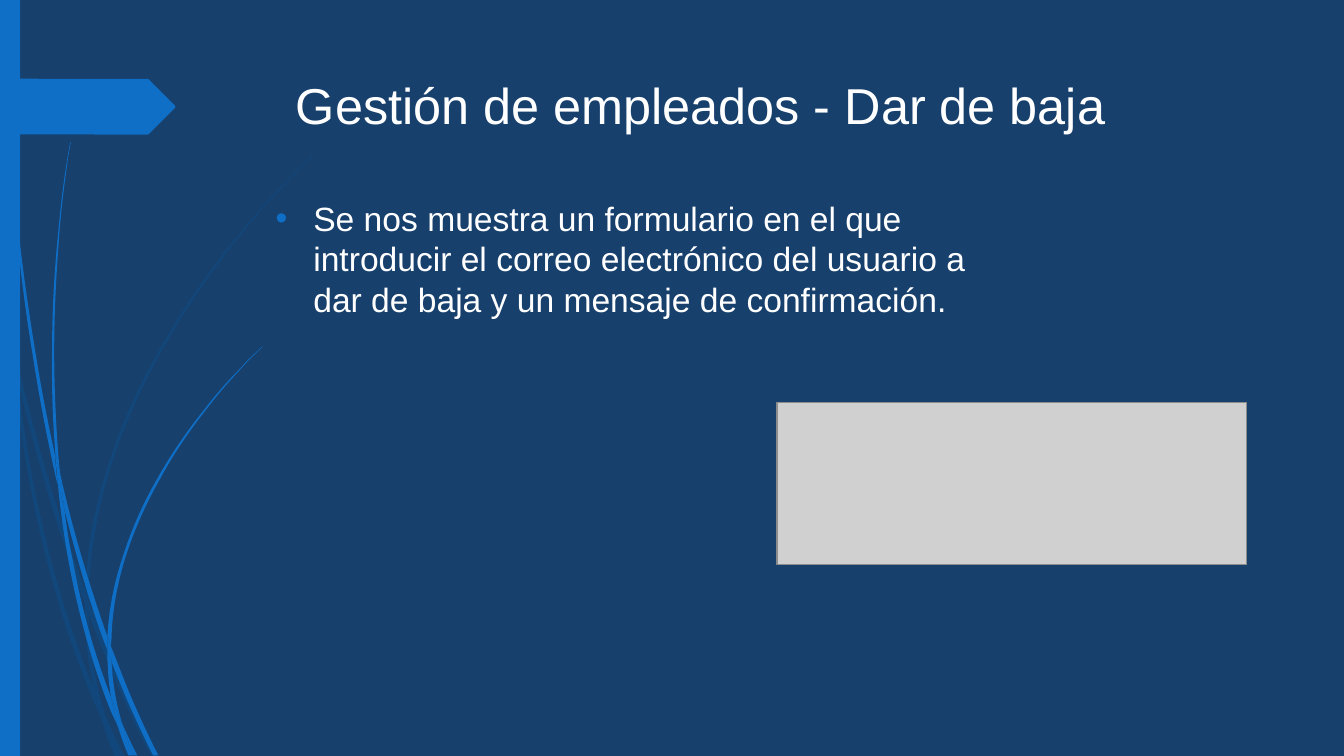
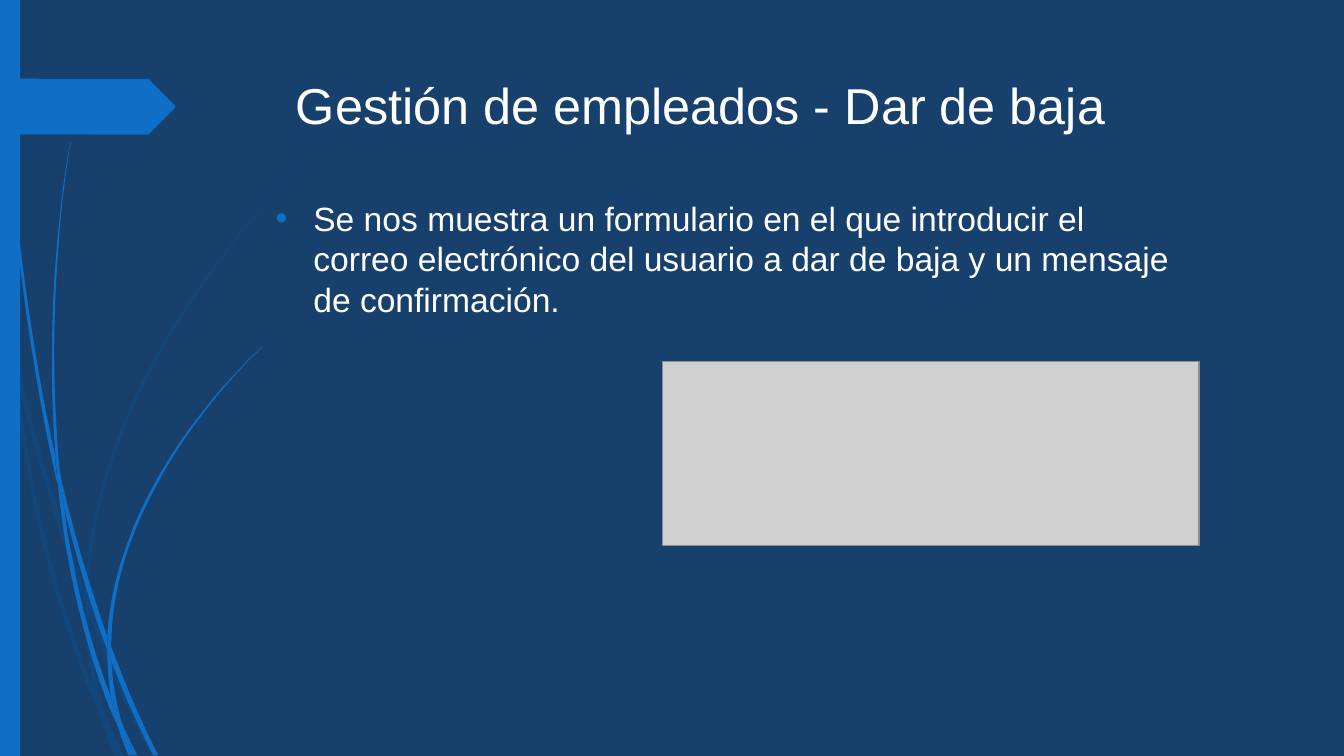
Before and after one commit to albertogmdev/ProyectoWebC-S, a slide deck: slide 11 of Presentación Web.pptx. Drawn at 1344x756 pixels with LibreOffice and Linux fonts; fonts in the diff are those of the drawing; grey boxes stand for pictures. Boxes give left, top, right and bottom in pixels: in the first picture for what was removed or moved away, otherwise in the second. Text is boxed around its words. In the diff, an @@ line names an element or a change of style, - is before the commit and + after.

```diff
--- a/Presentación Web.pptx
+++ b/Presentación Web.pptx
@@ text "Se nos muestra un formulario ..." rewrapped from (313, 206, 965, 319) to (313, 206, 1168, 313) @@
@@ picture: place and size @@
-picture at (777, 402, 1247, 564)
+picture at (662, 361, 1199, 545)
```
Also in this commit, not shown: 15 other slides changed.
